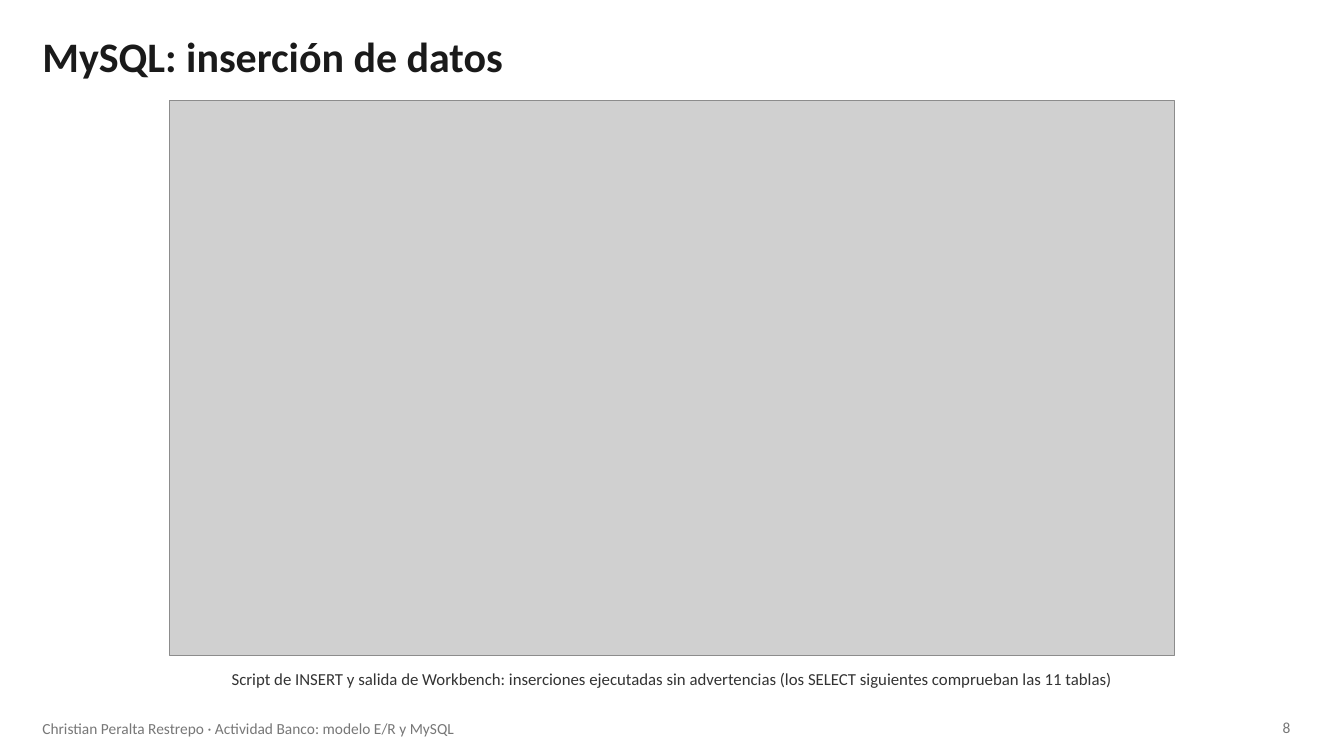
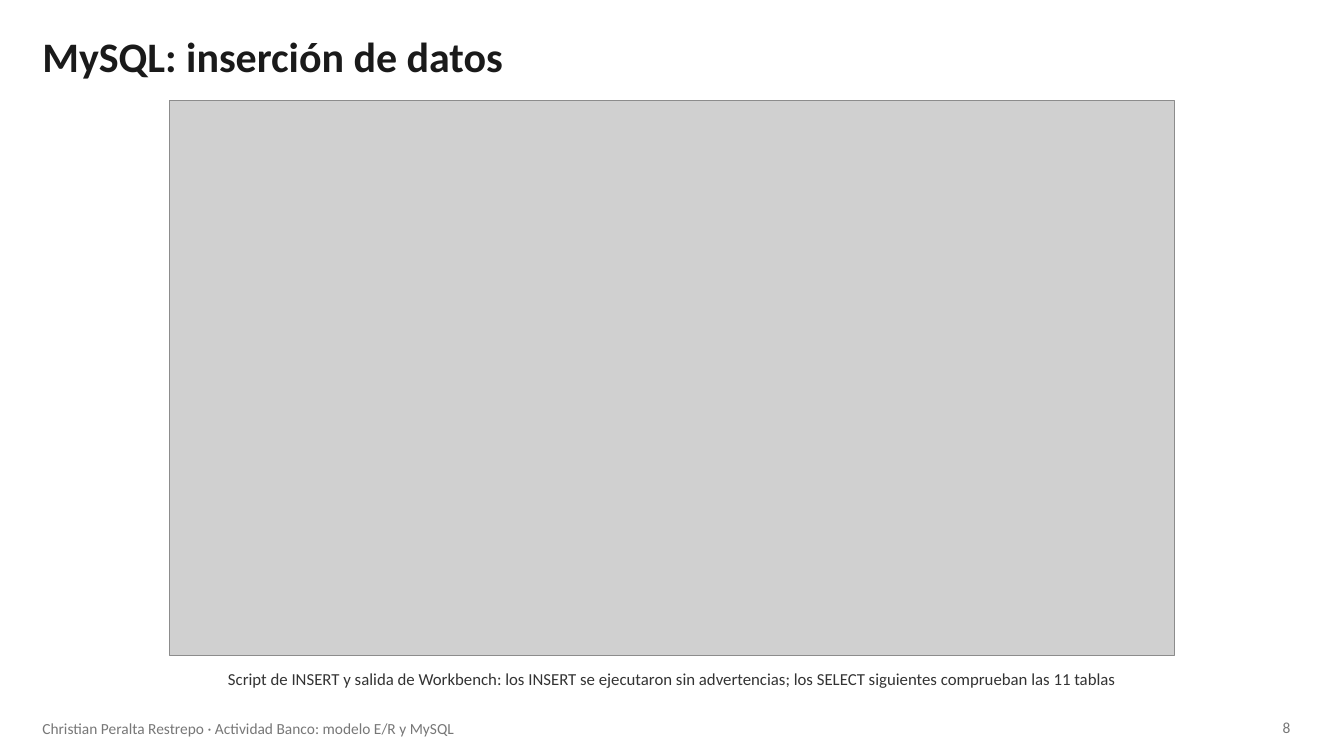
Before and after one commit to christiansan141/CuerpoTeo, a slide deck: slide 8 of Actividad_Banco_ChristianPeralta.pptx. Drawn at 1344x756 pixels with LibreOffice and Linux fonts; fonts in the diff are those of the drawing; grey boxes stand for pictures. Boxes give left, top, right and bottom in pixels: in the first picture for what was removed or moved away, otherwise in the second. Text is boxed around its words. In the diff, an @@ line names an element or a change of style, - is before the commit and + after.

```diff
--- a/Actividad_Banco_ChristianPeralta.pptx
+++ b/Actividad_Banco_ChristianPeralta.pptx
@@ text at [228,673,1115,688]: text changed @@
-Script de INSERT y salida de Workbench: inserciones ejecutadas sin advertencias (los SELECT siguientes comprueban las 11 tablas)
+Script de INSERT y salida de Workbench: los INSERT se ejecutaron sin advertencias; los SELECT siguientes comprueban las 11 tablas
```
Also in this commit, not shown: 11 other slides changed, 1 other file.
